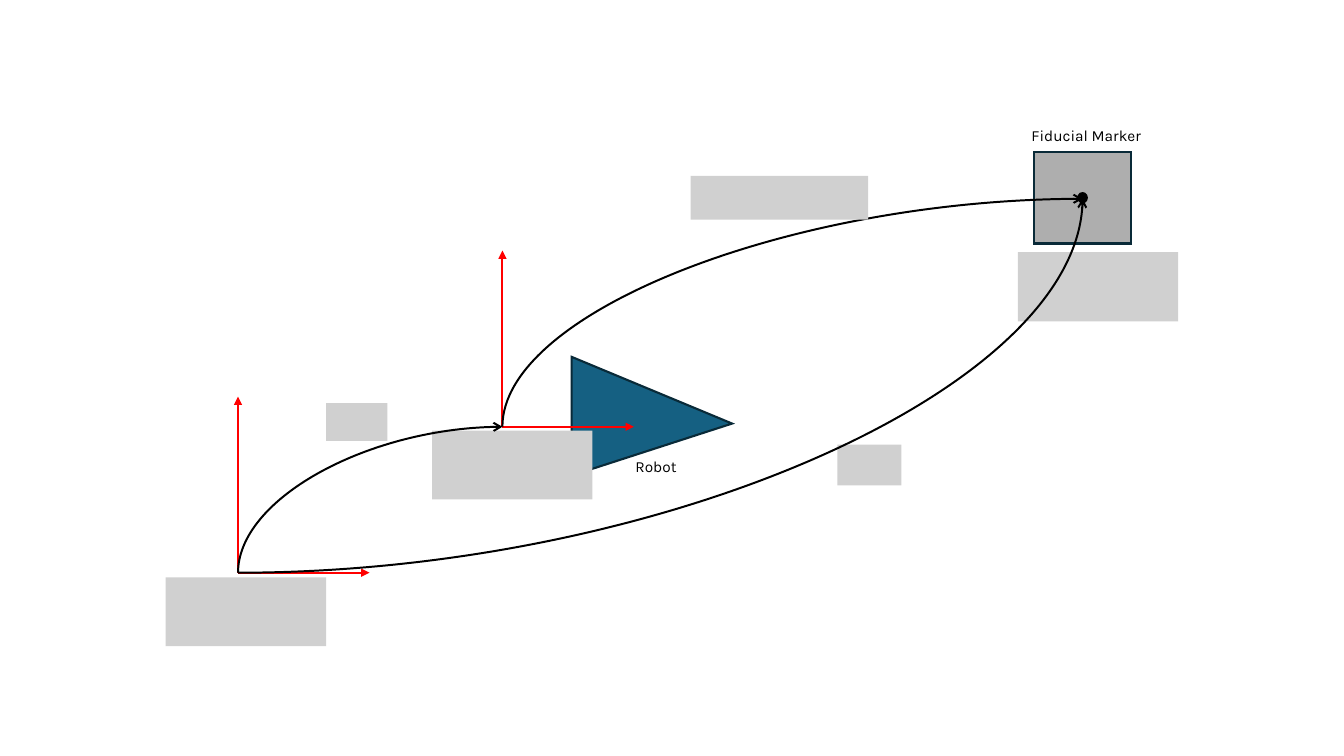
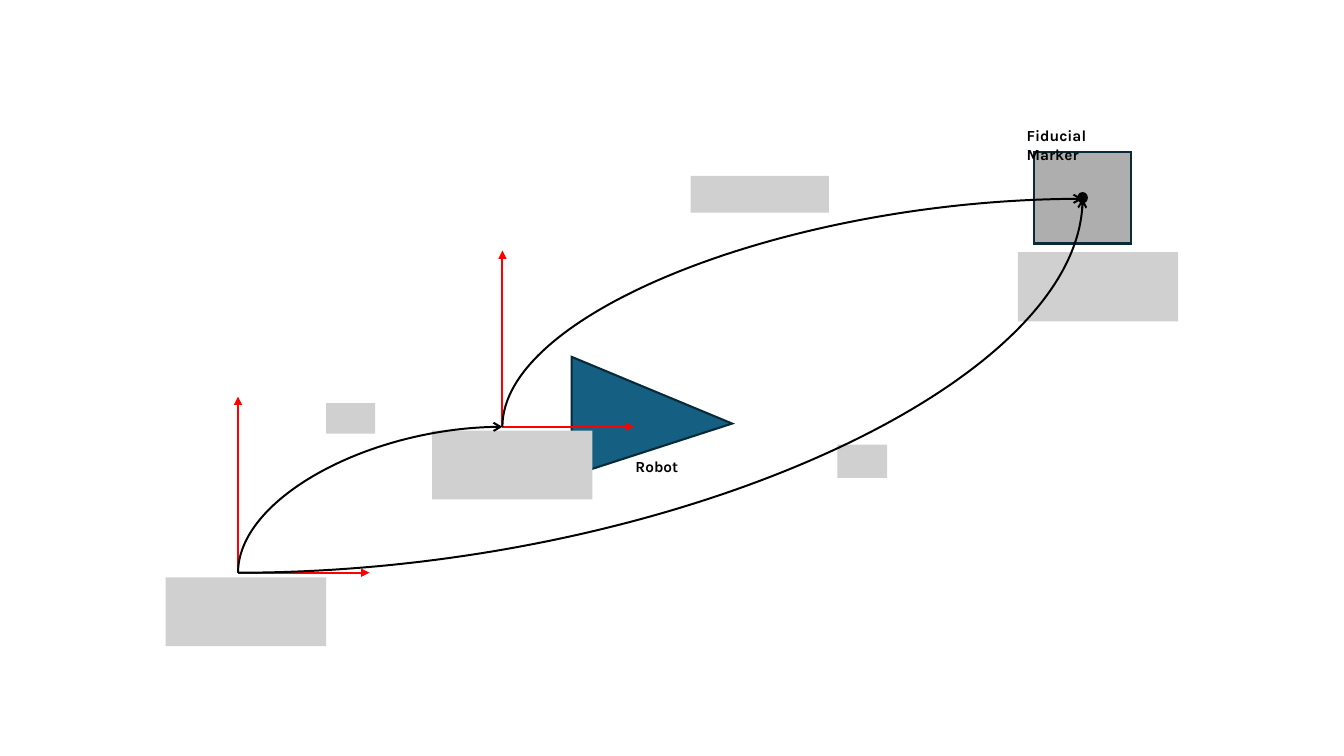
Before and after one commit to AliyahJimoh/2D-Localizer, a slide deck: slide 1 of docs/SRS/PoseEstimation.pptx. Drawn at 1344x756 pixels with LibreOffice and Linux fonts; fonts in the diff are those of the drawing; grey boxes stand for pictures. Boxes give left, top, right and bottom in pixels: in the first picture for what was removed or moved away, otherwise in the second. Text is boxed around its words. In the diff, an @@ line names an element or a change of style, - is before the commit and + after.

```diff
--- a/docs/SRS/PoseEstimation.pptx
+++ b/docs/SRS/PoseEstimation.pptx
@@ text "Fiducial Marker" at [1027, 130, 1087, 164]: bold on @@
@@ picture: place and size @@
-picture at [691, 175, 868, 219]
+picture at [691, 175, 829, 212]
@@ picture: place and size @@
-picture at [327, 403, 388, 441]
+picture at [327, 403, 376, 434]
@@ picture: place and size @@
-picture at [838, 445, 901, 485]
+picture at [838, 445, 887, 478]
@@ text "Robot" at [635, 461, 678, 472]: bold on @@
```
Also in this commit, not shown: 3 other files.
